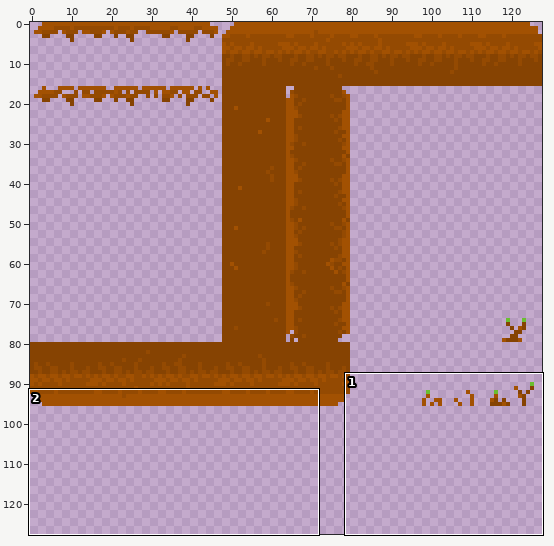
Pixel-art file, stored at graphics/ts.aseprite. The first picture is a wide view before the edit; the outline marks the close-up.
Close-up. First the earlier version:
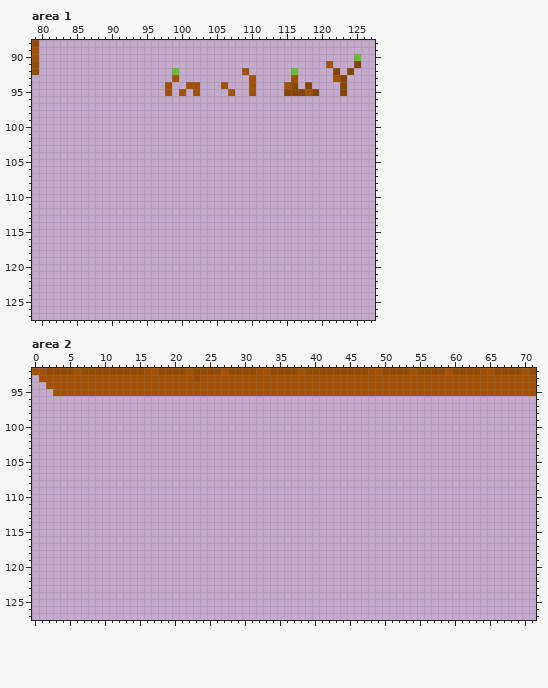
128x128 pixels, 1 frame. Shown: area 1: x 79..127, y 88..127; area 2: x 0..71, y 92..127.
And afterwards:
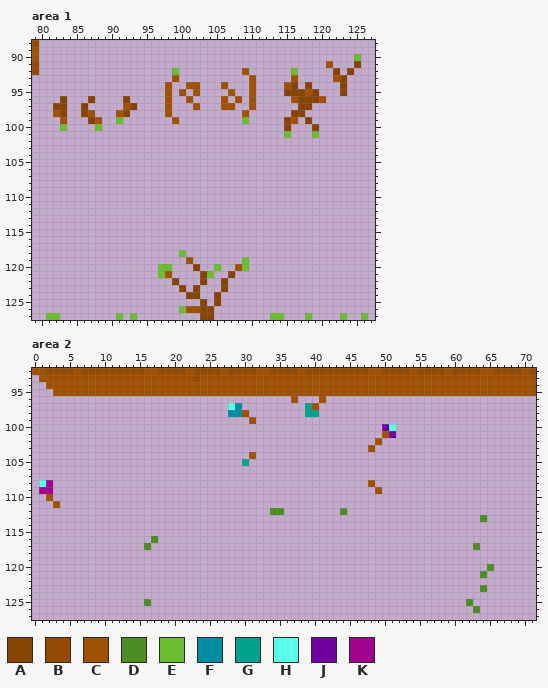
Palette (. is transparent): A #864302  B #944a02  C #a25102  D #4e8d23  E #6abe30  F #028da2  G #02a28d  H #59ffe9  J #7102a2  K #a2028d
The edit:
Area 1:
The author put colour A in row 96 at x 83, 87, 92 and 117 to 119; in row 97 at x 82 to 83, 86, 93 and 117 to 118; in row 98 at x 83, 86, 92 and 116 to 117; in row 99 at x 87, 115 and 118; in row 100 at x 115 and 119; in row 120 at x 102.
The author put colour A in row 121 at x 103 and 107; in row 122 at x 99, 103 and 106; in row 123 at x 100, 102 and 106; in row 124 at x 101 to 102 and 105; in row 125 at x 103 and 105; in rows 126 to 127 at x 103 to 104.
The author put colour C in row 96 at x 98, 101, 106, 108, 110, 116 and 120; in row 97 at x 92, 98, 102, 106 to 107 and 110; in row 98 at x 82, 87, 91, 98 and 109; in row 99 at x 83, 88, 99 and 116; in row 119 at x 101; in row 120 at x 108.
The author put colour C in row 121 at x 98; in row 126 at x 101 to 102.
The author put colour E in row 99 at x 91 and 109; in row 100 at x 83 and 88; in row 101 at x 115 and 119; in row 118 at x 100; in row 119 at x 109; in row 120 at x 97 to 98, 105 and 109.
The author put colour E in row 121 at x 97 and 104; in row 126 at x 100; in row 127 at x 81 to 82, 91, 93, 113 to 114, 118, 123 and 126.
Area 2:
The author put colour C in row 96 at x 37 and 41; in row 97 at x 40; in row 98 at x 30; in row 99 at x 31; in row 101 at x 50; in row 102 at x 49.
The author put colour C in row 103 at x 48; in row 104 at x 31; in row 108 at x 48; in row 109 at x 49; in row 110 at x 2; in row 111 at x 3.
The author put colour D in row 112 at x 34 to 35 and 44; in row 113 at x 64; in row 116 at x 17; in row 117 at x 16 and 63; in row 120 at x 65; in row 121 at x 64.
The author put colour D in row 123 at x 64; in row 125 at x 16 and 62; in row 126 at x 63.
The author put colour F in row 97 at x 29; in row 98 at x 28 to 29.
The author put colour G in row 97 at x 39; in row 98 at x 39 to 40; in row 105 at x 30.
The author put colour H in row 97 at x 28; in row 100 at x 51; in row 108 at x 1.
The author put colour J in row 100 at x 50; in row 101 at x 51.
The author put colour K in row 108 at x 2; in row 109 at x 1 to 2.
